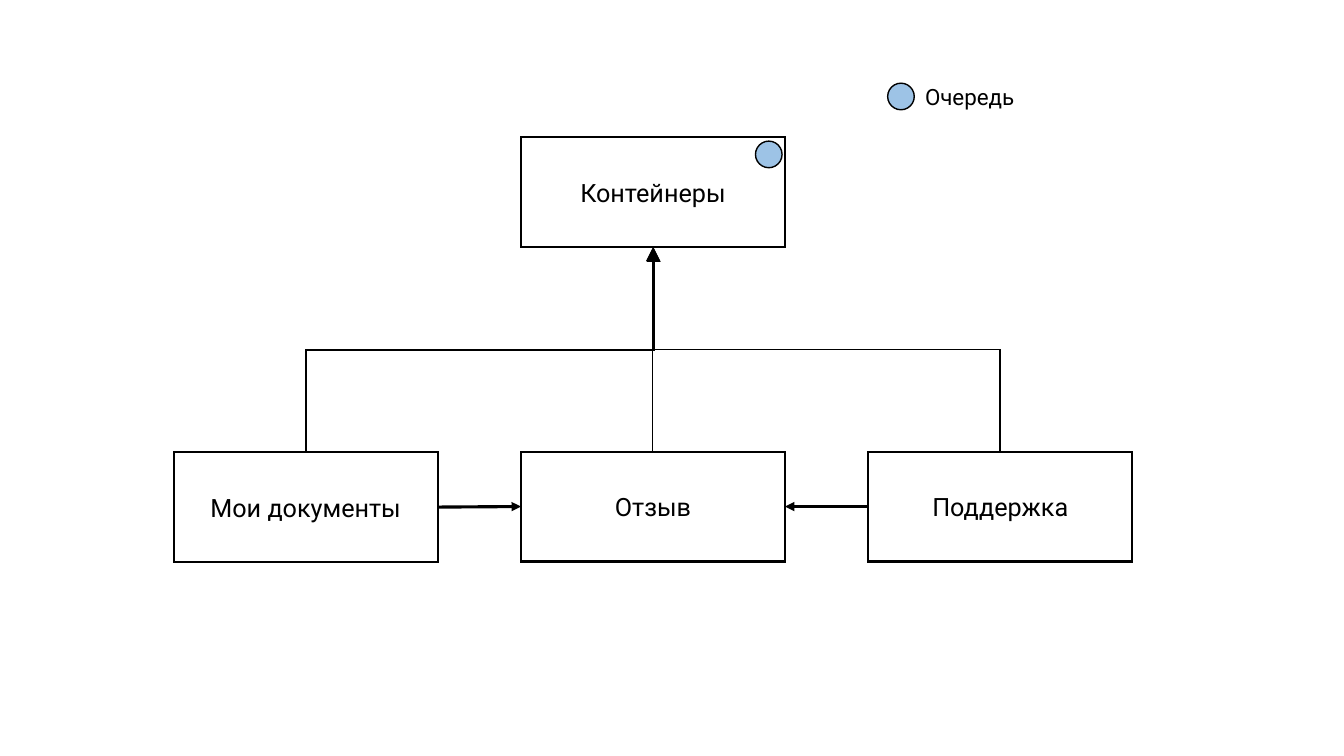
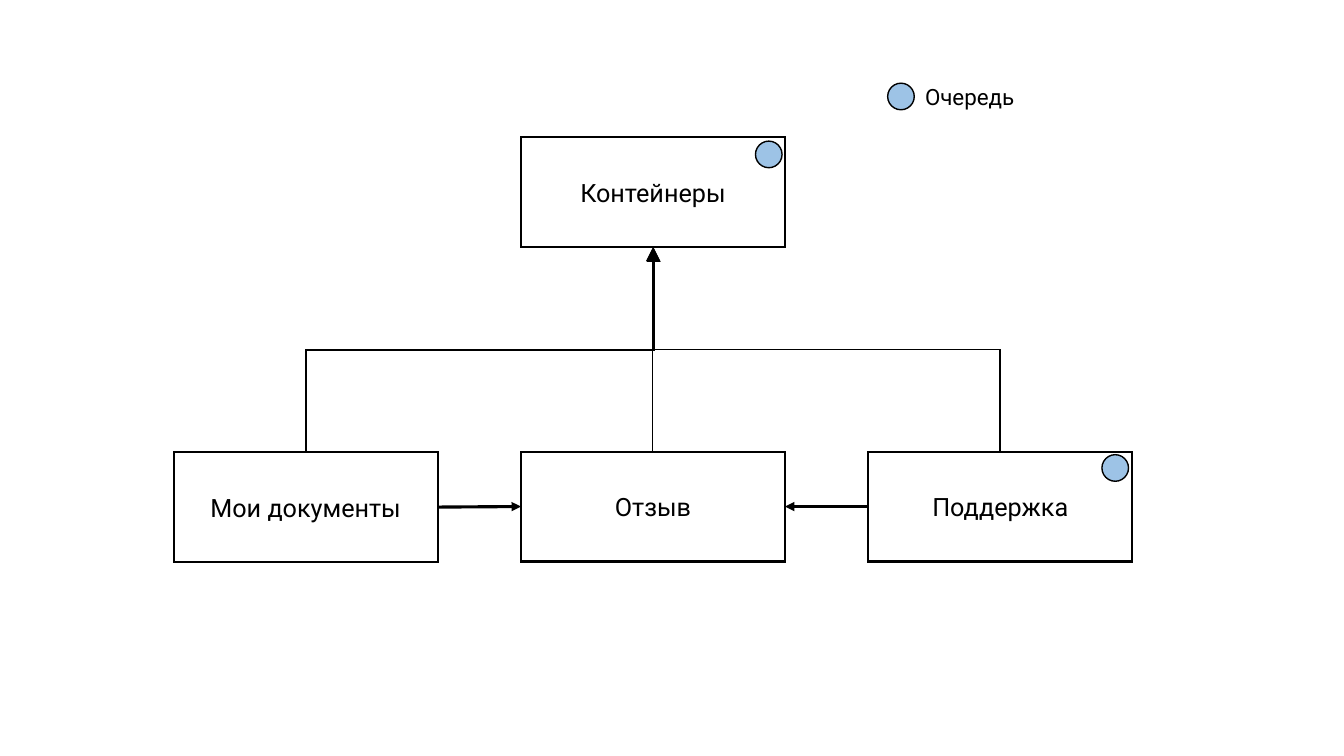
Before and after one commit to rkhaimov/brain-gym, a slide deck: slide 89 of clean/Презентация.pptx (slide 84 before the commit). Drawn at 1344x756 pixels with LibreOffice and Linux fonts; fonts in the diff are those of the drawing. Boxes give left, top, right and bottom in pixels: in the first picture for what was removed or moved away, otherwise in the second. Text is boxed around its words. In the diff, an @@ line names an element or a change of style, - is before the commit and + after.

```diff
--- a/clean/Презентация.pptx
+++ b/clean/Презентация.pptx
@@ ellipse added at (1102,455,1128,481), fill #9DC3E6, outline #000000 1 pt @@
```
Also in this commit, not shown: 13 other slides changed, 18 slides added, 7 slides removed, 47 other files.
